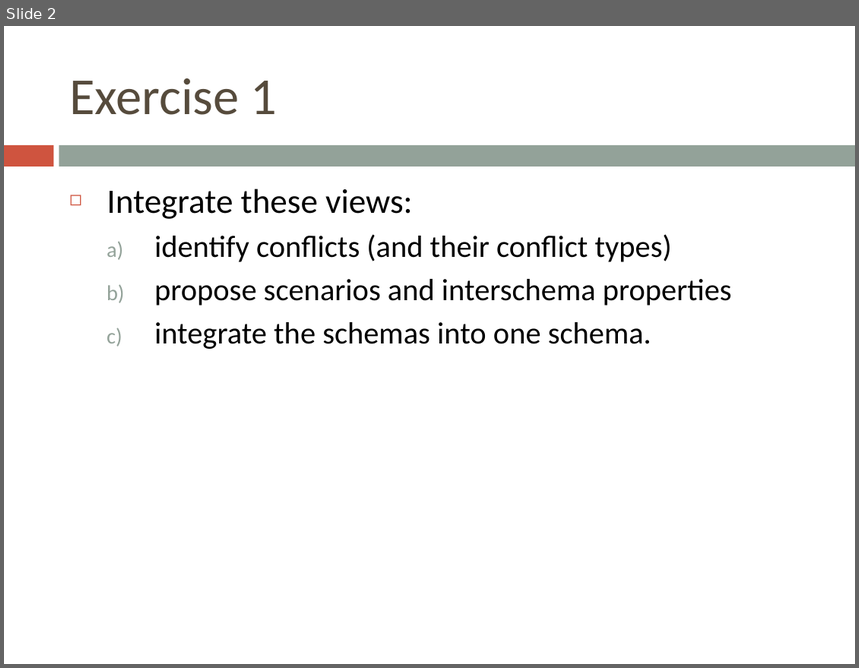
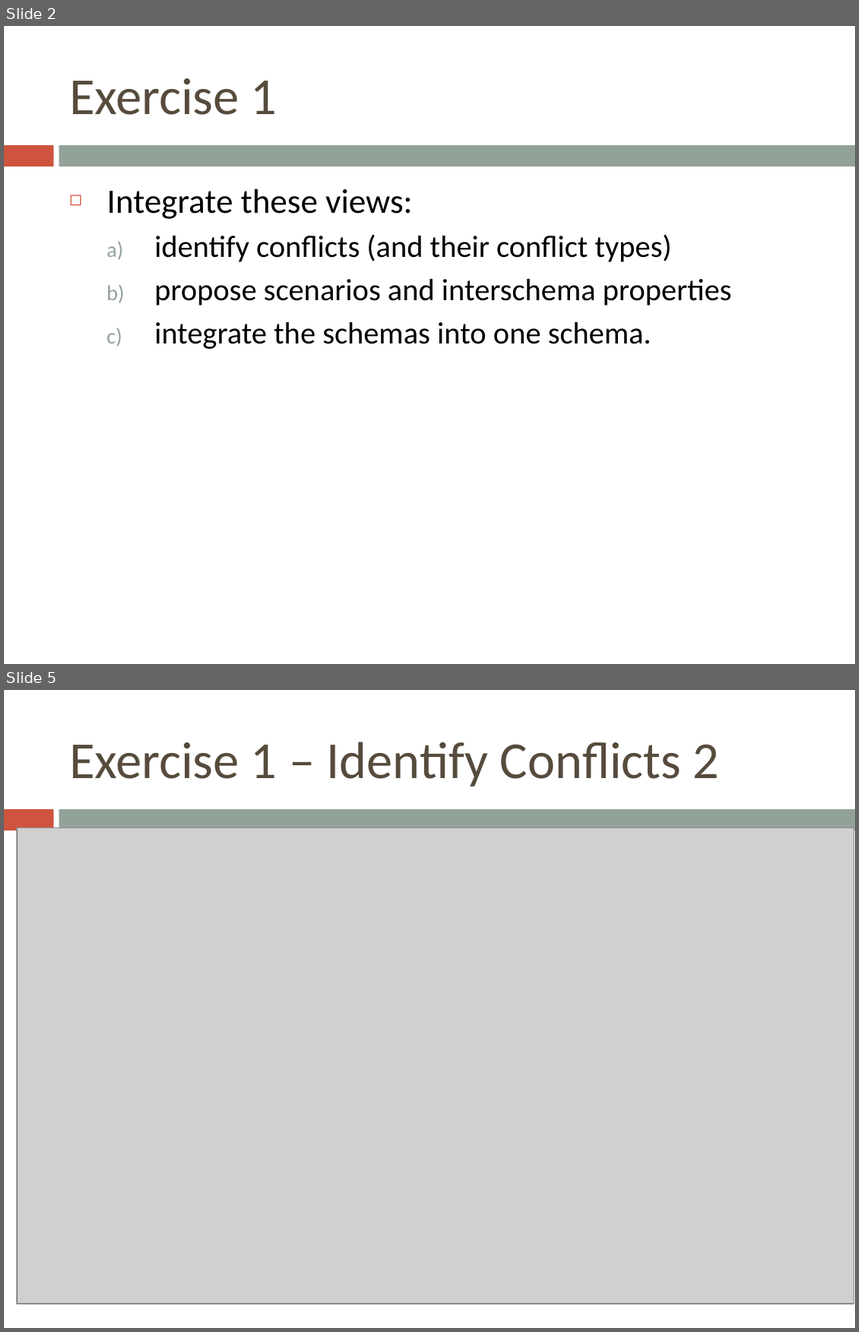
Before and after one commit to bugxd/DBTech, a slide deck: Assignment_4.pptx. Shown one above the other, each under a label of ours: slide 2 before the commit, slides 2 and 5 after it; the slides between them are not shown. The pictures are 859x668 and 859x1332 pixels, drawn with LibreOffice and Linux fonts; fonts in the diff are those of the drawing; grey boxes stand for pictures. Boxes give left, top, right and bottom in pixels: in the first picture for what was removed or moved away, otherwise in the second. Text is boxed around its words. In the diff, an @@ line names an element or a change of style, - is before the commit and + after.

```diff
--- a/Assignment_4.pptx
+++ b/Assignment_4.pptx
@@ slide 5 added at [4,690,855,1328], background #FFFFFF; not listed: 2 template elements that a slide beside it also shows @@
@@ title added at [69,742,720,787], 44 pt, text #564B3C @@
+Exercise 1 – Identify Conflicts 2
@@ picture added at [17,828,854,1304] @@
```
Also in this commit, not shown: 1 slide changed, 2 other slides added, 10 other files.
